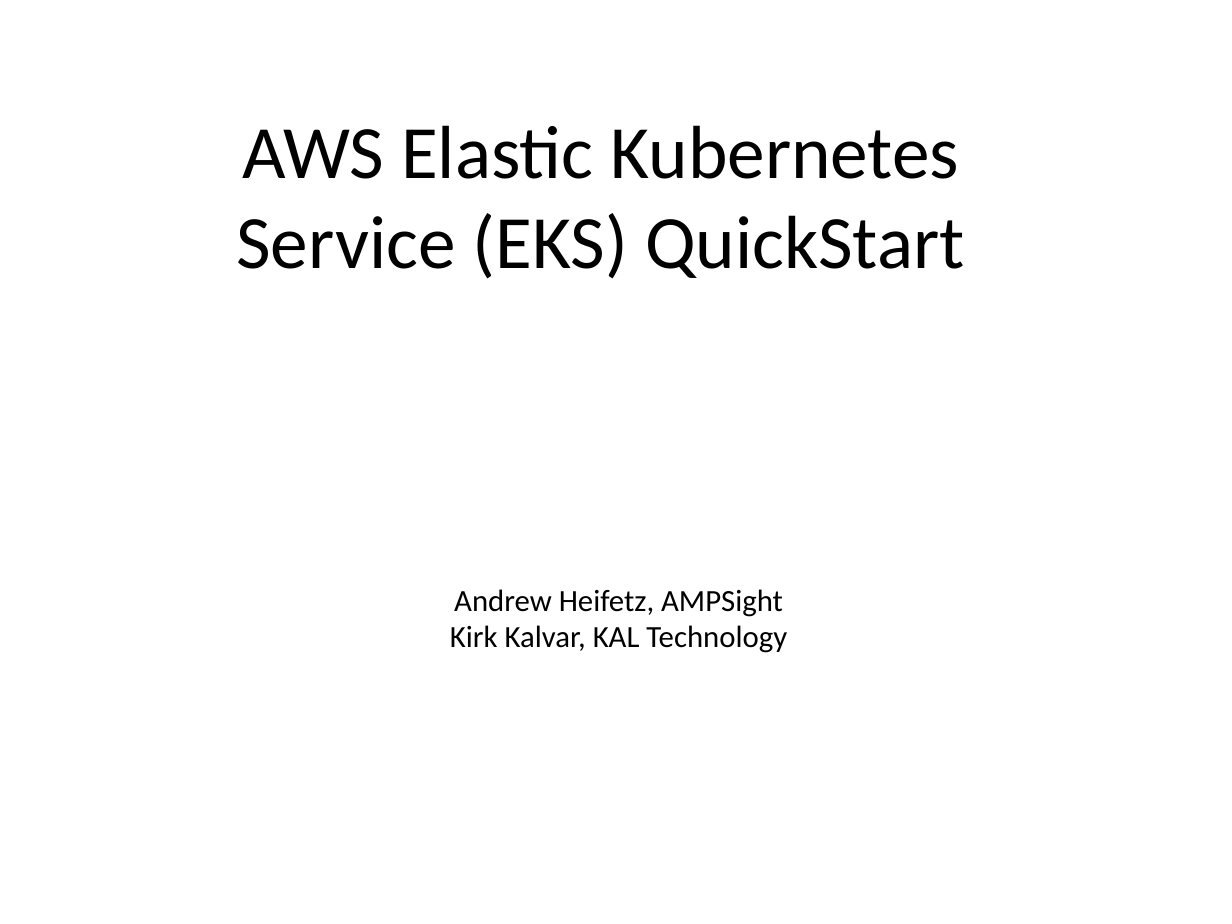
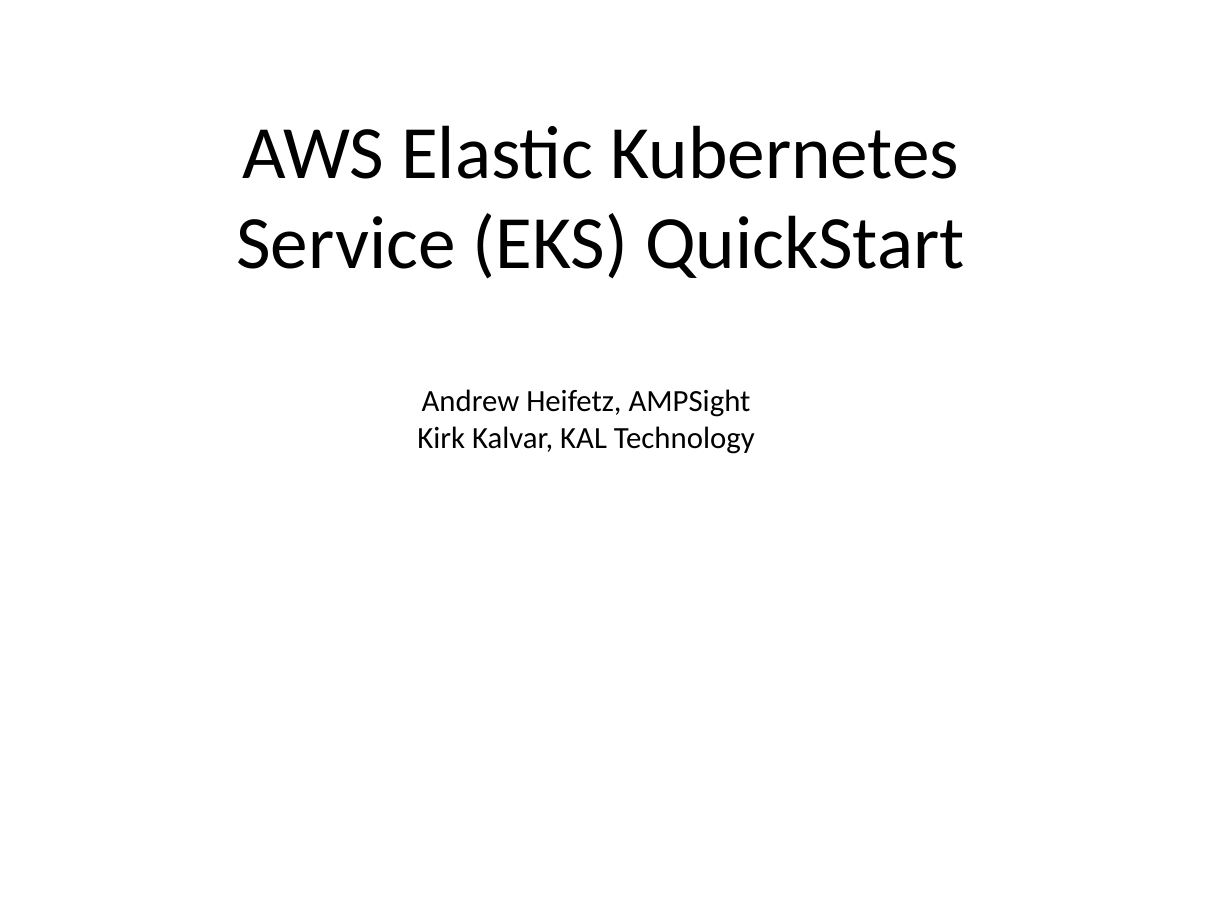
Before and after one commit to kskalvar/aws-eks-cluster-quickstart, a slide deck: slide 1 of slides/AWS-EKS-Cluster-Quickstart.pptx. Drawn at 1232x924 pixels with LibreOffice and Linux fonts; fonts in the diff are those of the drawing; background and template pictures are left out. Boxes give left, top, right and bottom in pixels: in the first picture for what was removed or moved away, otherwise in the second. Text is boxed around its words. In the diff, an @@ line names an element or a change of style, - is before the commit and + after.

```diff
--- a/slides/AWS-EKS-Cluster-Quickstart.pptx
+++ b/slides/AWS-EKS-Cluster-Quickstart.pptx
@@ text "Andrew Heifetz, AMPSight": place and size @@
-text "Andrew Heifetz, AMPSight" at [450, 589, 787, 653]
+text "Andrew Heifetz, AMPSight" at [417, 389, 755, 454]
```
Also in this commit, not shown: 7 other slides changed.
